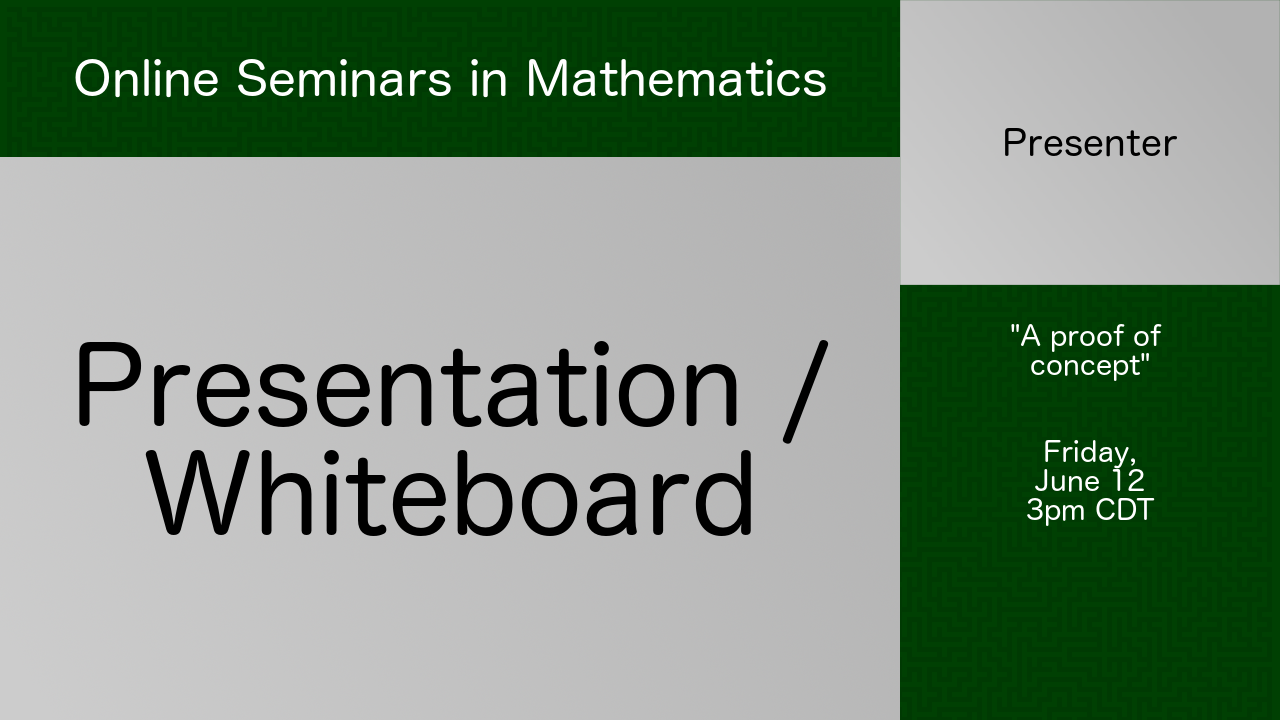
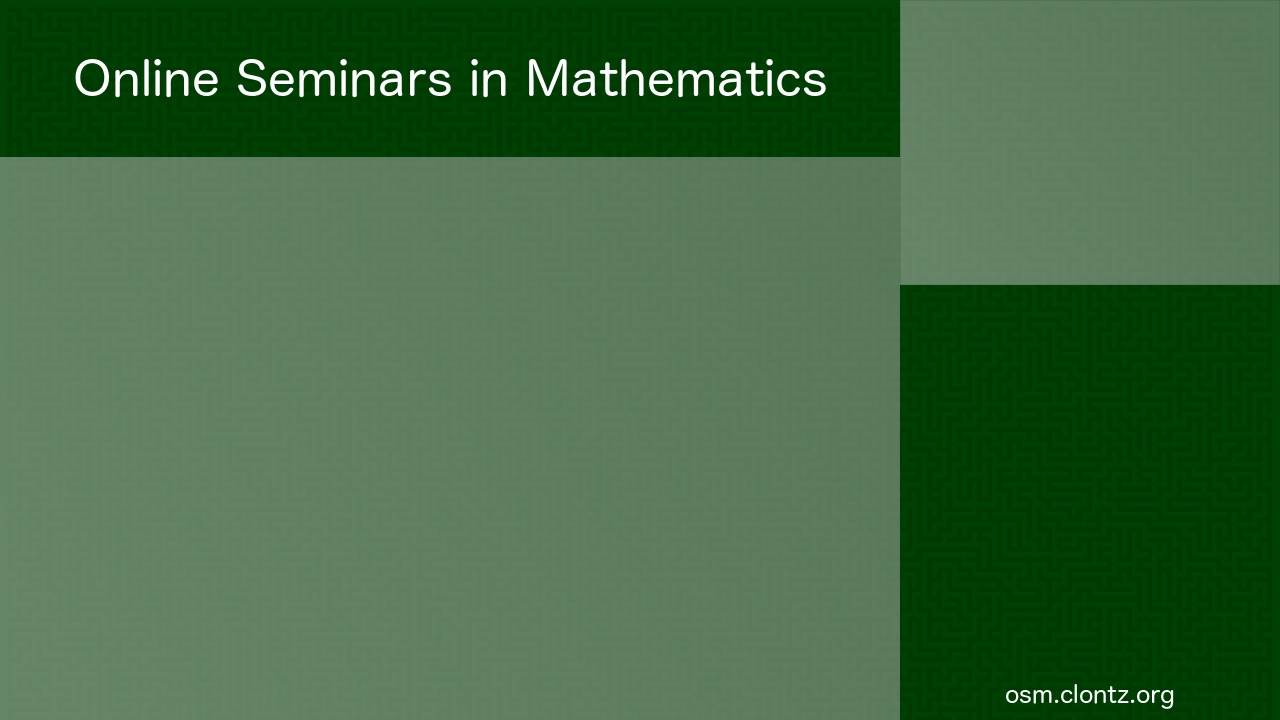
Comparing the layer stacks of the two 1280x720 images. Changes:
hid "Presentation / ..." over box(79, 340, 829, 536)
"Background copy": opacity 100% → 50% over box(0, 157, 900, 720)
added layer "osm.clontz.org" above "Online Seminars in Mathematics" over box(1006, 684, 1174, 709)
renamed "'A proof of ..." to "'The Title of the Talk' ...", hid it, painted on it over box(1011, 324, 1162, 526)
hid "Presenter" over box(1005, 128, 1178, 157)
"Layer": opacity 100% → 50% over box(900, 0, 1280, 285)
